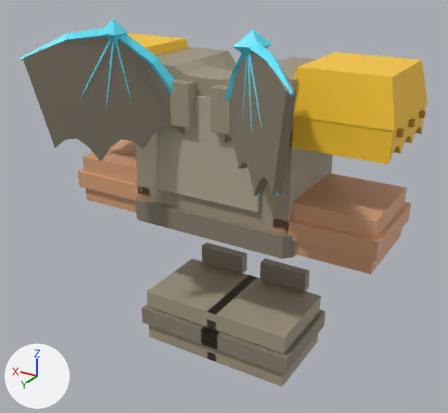
Renders of the FBX model art/meshes/w3_armor_caverunner.fbx from each side of a commit.
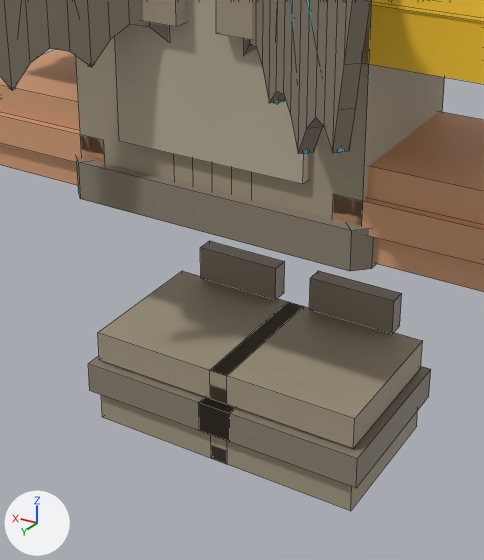
Each version appears first whole from a camera (50 mm lens) standing at (-3.75, 6.49, 2.38) and looking at (-0.1, 0.41, -0.66), and next in a close-up on the part from 21% to 79% of the width and 27% to 100% of the height. Every picture has the same lights, and +X, +Y and +Z are marked at lower left. The older version's two pictures come first. The close-ups show mesh edges as thin lines. Where no turn or scale is listed for an object, it has been applied to the vertices.

The scene before the commit, as lines of its bpy script (objects in view):
```python
me_caverunner_bootgoldl = bpy.data.meshes.new('CaveRunner.BootGoldL')
me_caverunner_bootgoldl.from_pydata(...)  # a box spanning x -0.13..1.13, y -0.64..0.63, z -2.66..-2.42
me_caverunner_bootgoldl.materials.append(mat_w3_armor_8a8070)  # brown #8a8070
me_caverunner_bootgoldr = bpy.data.meshes.new('CaveRunner.BootGoldR')
me_caverunner_bootgoldr.from_pydata(...)  # a box spanning x -1.13..0.13, y -0.64..0.63, z -2.66..-2.42
me_caverunner_bootgoldr.materials.append(mat_w3_armor_8a8070)  # brown #8a8070
me_caverunner_bootironl = bpy.data.meshes.new('CaveRunner.BootIronL')
me_caverunner_bootironl.from_pydata([(1.07, -0.58, -2.4), (-0.07, -0.58, -2.4), (-0.07, 0.57, -2.4), (1.07, 0.57, -2.4), (1.07, -0.58, -2.16), (-0.07, -0.58, -2.16), (-0.07, 0.57, -2.16), (1.07, 0.57, -2.16)], [], [(0, 4, 5, 1), (1, 5, 6, 2), (2, 6, 7, 3), (3, 7, 4, 0), (4, 7, 6, 5)])
me_caverunner_bootironl.materials.append(mat_w3_armor_a39882)  # beige #a39882
me_caverunner_chest = bpy.data.meshes.new('CaveRunner.Chest')
me_caverunner_chest.from_pydata(...)  # 46 vertices, 35 faces; spans x -1.08..1.08, y -0.62..0.62, z -1.0..1.05
me_caverunner_chest.materials.append(mat_w3_armor_a39882)  # beige #a39882
ob_caverunner_bootgoldl = bpy.data.objects.new('CaveRunner.BootGoldL', me_caverunner_bootgoldl)
ob_caverunner_bootgoldl.location = (0.0, 0.0, 0.0)
ob_caverunner_bootgoldr = bpy.data.objects.new('CaveRunner.BootGoldR', me_caverunner_bootgoldr)
ob_caverunner_bootgoldr.location = (0.0, 0.0, 0.0)
ob_caverunner_bootironl = bpy.data.objects.new('CaveRunner.BootIronL', me_caverunner_bootironl)
ob_caverunner_bootironl.location = (0.0, 0.0, 0.0)
ob_caverunner_chest = bpy.data.objects.new('CaveRunner.Chest', me_caverunner_chest)
ob_caverunner_chest.location = (0.0, 0.0, 0.0)
# also in view: 'CaveRunner.HipStone' at (0.0, 0.0, -0.86); 'CaveRunner.BackWingR' at (-0.94, 1.22, 0.72); 'CaveRunner.GloveL' at (1.5, 0.0, -0.66); 'CaveRunner.PadR' at (-1.56, 0.0, 0.75); 'CaveRunner.BootIronR' at (-0.5, -0.01, -2.28)
```
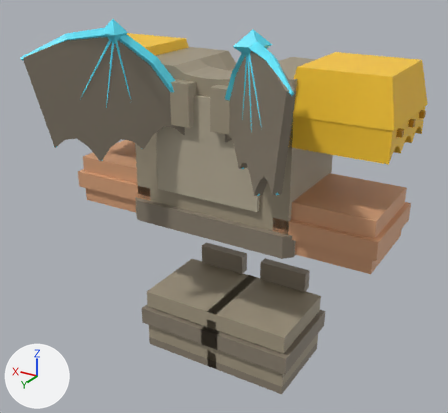
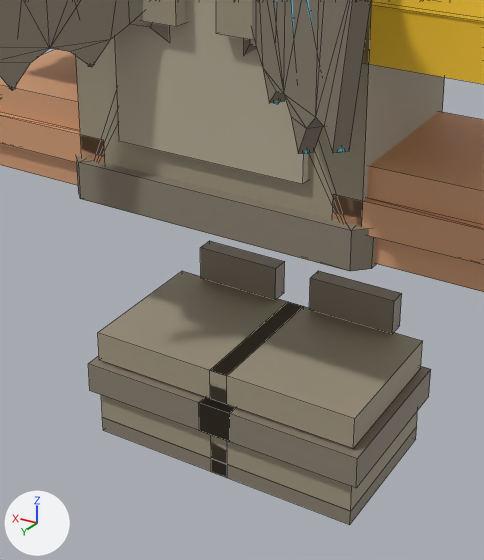
What differs and where, as boxes (x1, y1, x2, y2) in the close-ups (484 x 560 px):
'CaveRunner.BootGoldR', reshaped (30% taller)
    before: (199, 366, 431, 488)
    after: (199, 366, 431, 525)
'CaveRunner.BootGoldL', reshaped
    before: (88, 356, 205, 430)
    after: (88, 356, 227, 478)
part 1 of me_caverunner_chest, reshaped
    both: (80, 36, 368, 227)
part 2 of me_caverunner_bootgoldl, added (brown)
    after: (102, 417, 227, 478)
part 3 of me_caverunner_bootgoldr, added
    after: (211, 427, 416, 525)

Patch to the scene script:
```diff
--- a/art/meshes/w3_armor_caverunner.fbx.py
+++ b/art/meshes/w3_armor_caverunner.fbx.py
@@ me_caverunner_chest @@
 # used by ob_caverunner_chest; location = (0.0, 0.0, 0.0)
-me_caverunner_chest.from_pydata(...)  # 46 vertices, 35 faces; spans x -1.08..1.08, y -0.62..0.62, z -1.0..1.05
+me_caverunner_chest.from_pydata(...)  # 36 vertices, 47 faces; spans x -1.08..1.08, y -0.62..0.62, z -1.0..1.05
+# me_caverunner_chest part 1
+# 10 vertices are removed from x -0.3..0.3, y -0.62..0.62, z -1.0
+# 15 faces are deleted
+# 27 new faces join them
 me_caverunner_chest.materials.append(mat_w3_armor_a39882)
@@ me_caverunner_bootgoldl @@
 # used by ob_caverunner_bootgoldl; location = (0.0, 0.0, 0.0)
-me_caverunner_bootgoldl.from_pydata(...)  # 8 vertices, 6 faces; spans x -0.13..1.13, y -0.64..0.63, z -2.66..-2.42
+me_caverunner_bootgoldl.from_pydata(...)  # 16 vertices, 12 faces; spans x -0.13..1.13, y -0.64..0.63, z -3.04..-2.42
+# me_caverunner_bootgoldl part 2: a new loose piece, a box spanning x -0.07..1.07, y -0.58..0.57, z -3.04..-2.92, in mat_w3_armor_8a8070 (brown #8a8070)
 me_caverunner_bootgoldl.materials.append(mat_w3_armor_8a8070)
@@ me_caverunner_bootgoldr @@
 # used by ob_caverunner_bootgoldr; location = (0.0, 0.0, 0.0)
-me_caverunner_bootgoldr.from_pydata(...)  # 8 vertices, 6 faces; spans x -1.13..0.13, y -0.64..0.63, z -2.66..-2.42
+me_caverunner_bootgoldr.from_pydata(...)  # 16 vertices, 12 faces; spans x -1.13..0.13, y -0.64..0.63, z -3.04..-2.42
+# me_caverunner_bootgoldr part 3: a new loose piece, a box spanning x -1.07..0.07, y -0.58..0.57, z -3.04..-2.92, in mat_w3_armor_8a8070 (brown #8a8070)
 me_caverunner_bootgoldr.materials.append(mat_w3_armor_8a8070)
```
